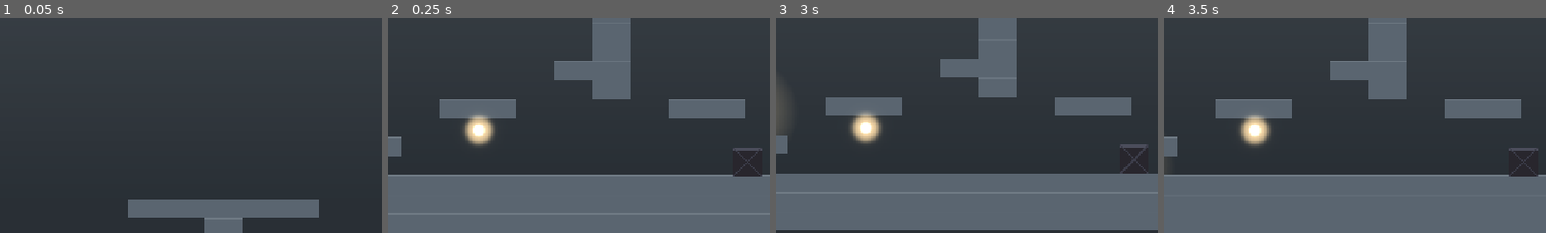
Above: before the commit, frames 1-4 (left to right).
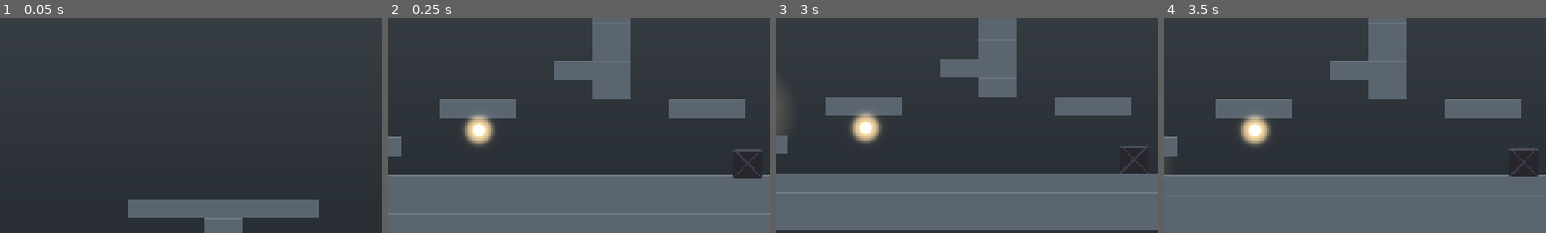
Above: after the commit, the same moments.

Repository: Appalon666/platform
Game: Godot game, scene res://scenes/main.tscn
The game is run twice, just before and just after one commit, with the same random seed, the same clock (stepped at 60 frames per second) and the same inputs.
Inputs (mouse positions are % of the whole screen's width and height, from its top left):
- Up to frame 1 (0.05 s): no input
- Up to frame 2 (0.25 s): no input
- Up to frame 3 (3 s): tap Enter at 0.5 s; move the mouse to (72, 45) at 0.52 s; hold D (move_right) 0.53-1.28 s; tap Shift (dash) at 0.6 s; click (72, 45) at 0.67 s; tap Space (jump) at 0.77, 1.52 s; move the mouse to (30, 55) at 1.27 s; hold S (move_down) 1.28-2.03 s; tap C at 1.35 s; tap R (restart) at 2, 2.75 s; move the mouse to (60, 28) at 2.02 s; hold D (move_right) 2.03-2.78 s; tap K at 2.1 s; move the mouse to (45, 70) at 2.77 s; hold W (move_up) from 2.78 s (still down); tap X at 2.85 s; click (45, 70) at 2.92 s
- Up to frame 4 (3.5 s): keep holding W (move_up); tap Space (jump) at 3.02 s
The pictures show only the part of the screen within x 23-73%, y 50-100%; the shares and areas given below are measured in that part.

Frame 1 is identical in both runs. In frame 2, 0.3% of the frame differs, in the area x 90-98%, y 60-75%; in frame 3, less than 0.1%; in frame 4, less than 0.1%.

Commit message:
balance: выверенный пасс по новым механикам (читаемость/честность)
- laser: off 1.4->1.5, warn 0.45->0.55, on 1.0->0.9 (длиннее телеграф, короче луч)
- pendulum: speed 1.6->1.4 (читаемее качание)
- saw: speed 170->150
- wind: force 1600->1500, max_up 500->440 (мягче, управляемее лифт)
- wisp: speed 130->120, accel 6->5 (точно выбегаешь, плавнее довороты)
- pushblock: mass 1.5->1.0, damp 3->1.5, friction 0.9->0.7 (отзывчивее толчок)

Co-Authored-By: Claude Opus 4.8 (1M context) <noreply@anthropic.com>

Diff:
--- a/scenes/prefabs/PushBlock.tscn
+++ b/scenes/prefabs/PushBlock.tscn
@@ -6,13 +6,13 @@
 size = Vector2(46, 46)
 
 [sub_resource type="PhysicsMaterial" id="mat"]
-friction = 0.9
+friction = 0.7
 
 [node name="PushBlock" type="RigidBody2D"]
-mass = 1.5
+mass = 1.0
 physics_material_override = SubResource("mat")
 lock_rotation = true
-linear_damp = 3.0
+linear_damp = 1.5
 collision_layer = 1
 collision_mask = 1
 script = ExtResource("1")
--- a/scripts/prefabs/laser.gd
+++ b/scripts/prefabs/laser.gd
@@ -6,9 +6,9 @@
 
 @export var length := 260.0
 @export var thickness := 12.0
-@export var off_time := 1.4
-@export var warn_time := 0.45
-@export var on_time := 1.0
+@export var off_time := 1.5
+@export var warn_time := 0.55
+@export var on_time := 0.9
 @export var start_delay := 0.0
 
 var _t := 0.0
--- a/scripts/prefabs/pendulum.gd
+++ b/scripts/prefabs/pendulum.gd
@@ -4,7 +4,7 @@
 ## Касание груза = смерть. Несколько маятников можно рассинхронить через phase.
 
 @export var amplitude := 0.9       ## макс. отклонение от вертикали (радианы, ~51°)
-@export var speed := 1.6           ## угловая частота качания
+@export var speed := 1.4           ## угловая частота качания
 @export var phase := 0.0           ## сдвиг фазы (рассинхронить соседние маятники)
 
 var _t := 0.0
--- a/scripts/prefabs/saw_rail.gd
+++ b/scripts/prefabs/saw_rail.gd
@@ -4,7 +4,7 @@
 ## скоростью, разворачиваясь на краях. Касание = смерть. vertical=true — рельс вертикальный.
 
 @export var travel := 220.0     ## половина длины рельса — ход в каждую сторону (px)
-@export var speed := 170.0      ## скорость движения по рельсу
+@export var speed := 150.0      ## скорость движения по рельсу
 @export var vertical := false   ## true — ездит вверх-вниз
 @export var spin := 12.0        ## скорость вращения лезвия (рад/с)
 
--- a/scripts/prefabs/wind.gd
+++ b/scripts/prefabs/wind.gd
@@ -4,8 +4,8 @@
 ## Ставь над пропастями/шахтами: даёт вертикальную траверсу без платформ.
 ## Растяни коллизию и высоту частиц под нужную шахту.
 
-@export var force := 1600.0   ## Ускорение потока вверх (px/с²)
-@export var max_up := 500.0   ## Максимальная скорость подъёма внутри потока
+@export var force := 1500.0   ## Ускорение потока вверх (px/с²)
+@export var max_up := 440.0   ## Максимальная скорость подъёма внутри потока
 
 func _ready() -> void:
 	add_to_group("wind")
--- a/scripts/prefabs/wisp.gd
+++ b/scripts/prefabs/wisp.gd
@@ -4,8 +4,8 @@
 ## держит цель, пока тот не уйдёт за leash — тогда возвращается домой и покачивается.
 ## Контакт = смерть. Обходится манёвром, дэшем или заманиванием в шипы. Слой 2 (не блок).
 
-@export var speed := 130.0
-@export var accel := 6.0          ## как резко доворачивает к цели (плавность/инерция полёта)
+@export var speed := 120.0
+@export var accel := 5.0          ## как резко доворачивает к цели (плавность/инерция полёта)
 @export var sight := 340.0        ## радиус, в котором замечает игрока
 @export var leash := 640.0        ## дальше этого теряет игрока и уходит к origin
 
